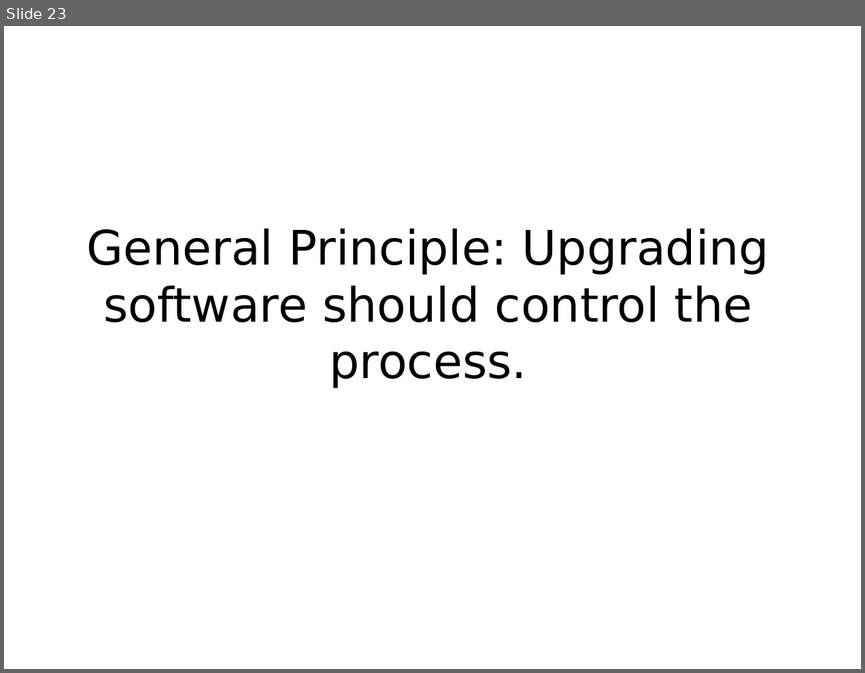
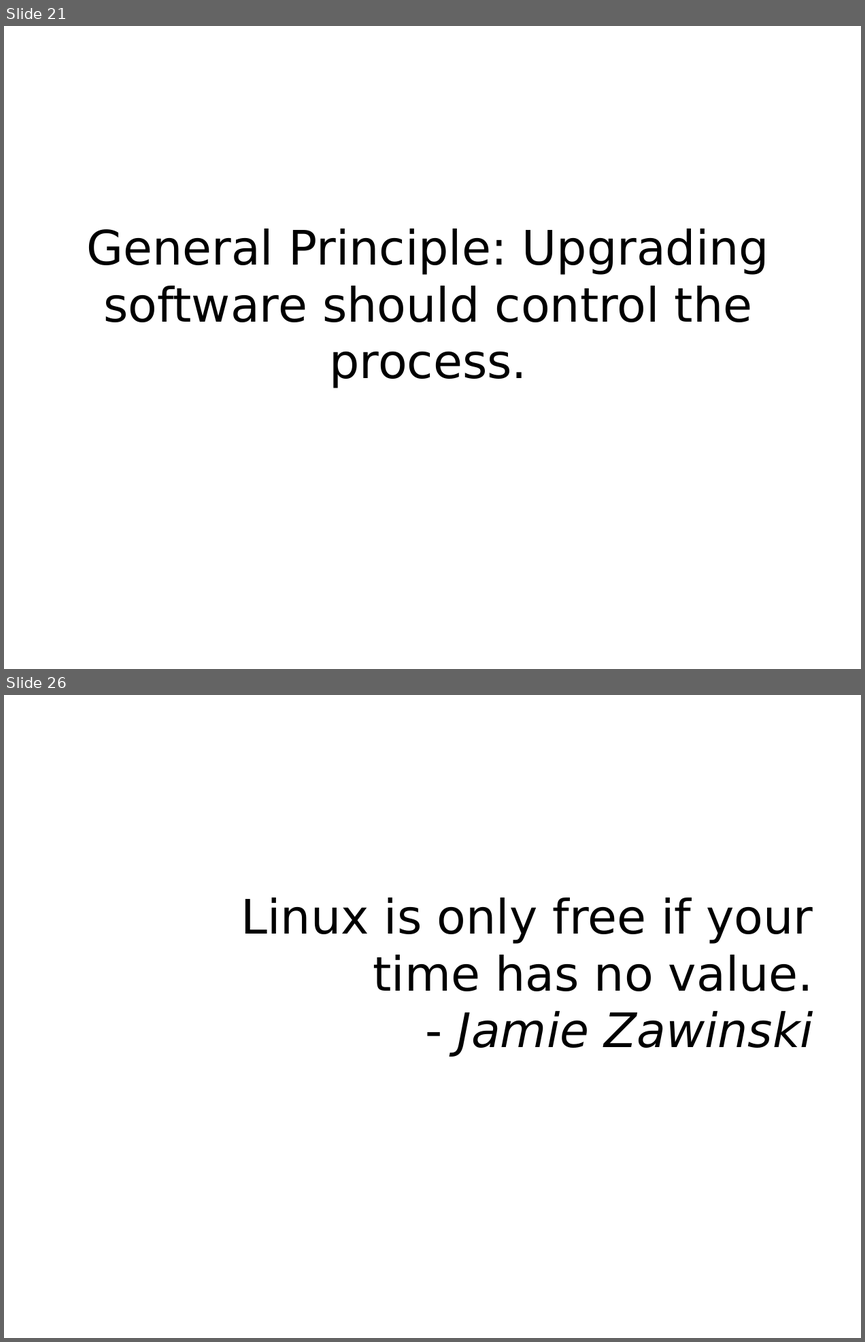
Before and after one commit to mkohler/embedded_python_presentation, a slide deck: embedded_python.odp. Shown one above the other, each under a label of ours: slide 23 before the commit, slides 21 and 26 after it; the slides between them are not shown. The pictures are 865x673 and 865x1342 pixels, drawn with LibreOffice and Linux fonts; fonts in the diff are those of the drawing. Boxes give left, top, right and bottom in pixels: in the first picture for what was removed or moved away, otherwise in the second. Text is boxed around its words. In the diff, an @@ line names an element or a change of style, - is before the commit and + after.

```diff
--- a/embedded_python.odp
+++ b/embedded_python.odp
@@ slide 26 added at <box>4,695,861,1338</box>, background #FFFFFF @@
@@ title added at <box>241,898,813,1055</box>, 44 pt, text #000000 @@
+Linux is only free if your
+time has no value.
+- Jamie Zawinski
@@ what was slide 23 is now slide 21 @@
```
Also in this commit, not shown: 1 slide changed, 8 other slides added, 6 slides removed.
